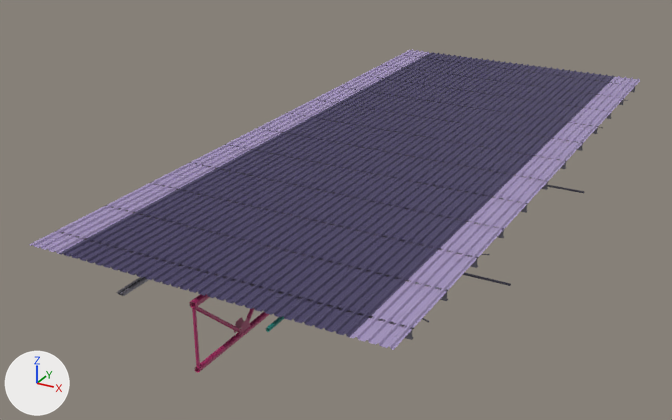
The glTF model assets/models/props/roof_truss.glb as it was, and as the next commit left it.
One viewpoint serves both versions: a camera (50 mm lens) standing at (9.35, -20.64, 8.0) and looking at (-1.36, -1.18, -1.73). The axes (+X, +Y, +Z) are drawn at lower left. The lights are the same throughout. The first picture is the older version. Vertices at exactly the same position are counted once.

Objects in the first picture: 'RoofTruss'.
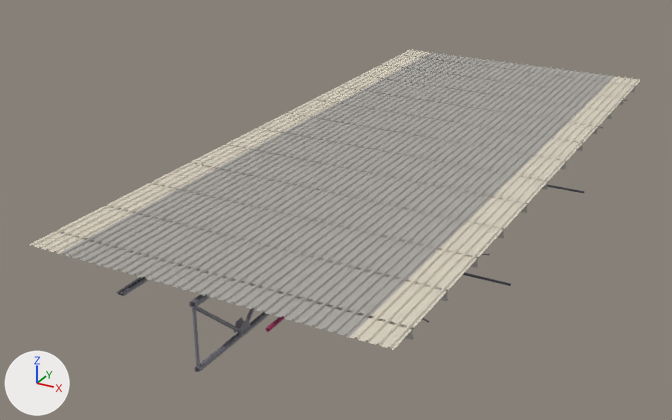
The change, as a list of edits to the scene's bpy script:
```text
Change me_rooftruss:
    where me_rooftruss.from_pydata(...)  # 2140 vertices, 2256 faces; spans x -4.0..4.0, y -9.0..9.0, z -1.7..0.0
    used by ob_rooftruss; location = (0.0, 0.0, 0.0)
    me_rooftruss part 1: 652 faces centred in x -0.1..0.1, y -9.0..8.5, z -1.7..-0.1 are repainted in the vertex colours; the middle colour goes from pink #c23874 to grey #8c8a96
    me_rooftruss part 2: 600 faces centred in x -3.2..3.2, y -6.8..8.3, z -0.6..0.0 are repainted in the vertex colours; the middle colour goes from dark blue #524a72 to light grey #c1beb8
    me_rooftruss part 3: 416 faces centred in x -4.0..4.0, y -8.3..8.3, z -0.2..0.0 are repainted in the vertex colours; the middle colour goes from grey #8c8a96 to light grey #d2cec8
```

Changed parts and their boxes (x1, y1, x2, y2) in the pictures (672 x 420 px):
part 1 of me_rooftruss, recoloured (pink to grey)
    both: (189, 294, 270, 373)
part 2 of me_rooftruss, recoloured (dark blue to light grey)
    both: (58, 52, 614, 337)
part 3 of me_rooftruss, recoloured
    both: (29, 49, 640, 350)
